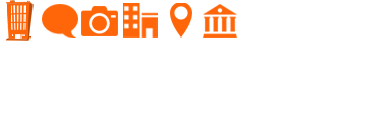
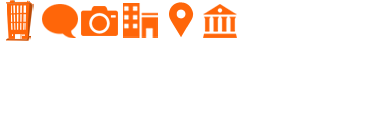
Two versions of the same layered image (380 × 120). Layer-by-layer changes:
hid "Layer 114" over [170,3,192,38]
added layer "map" above "predio" over [169,2,194,38]
